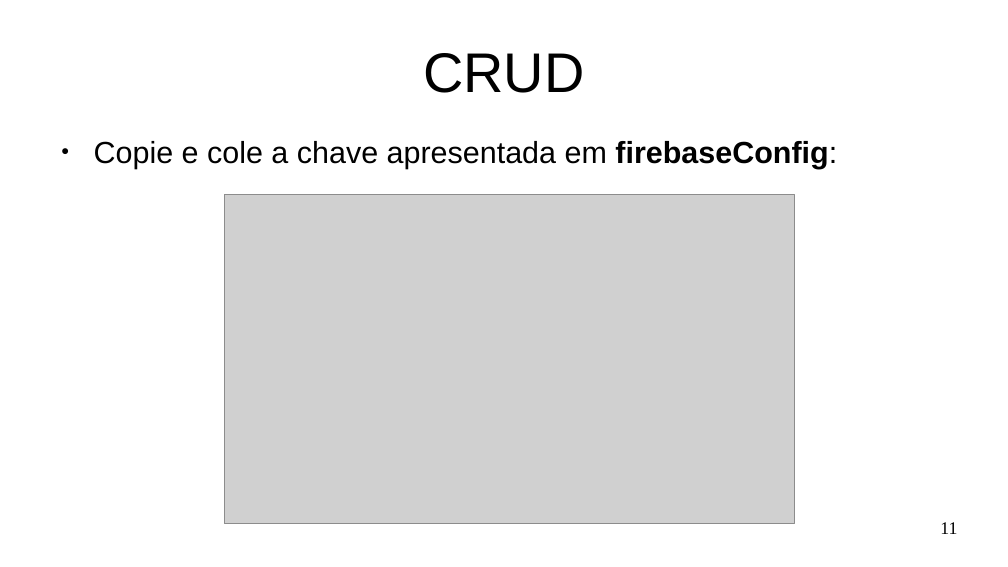
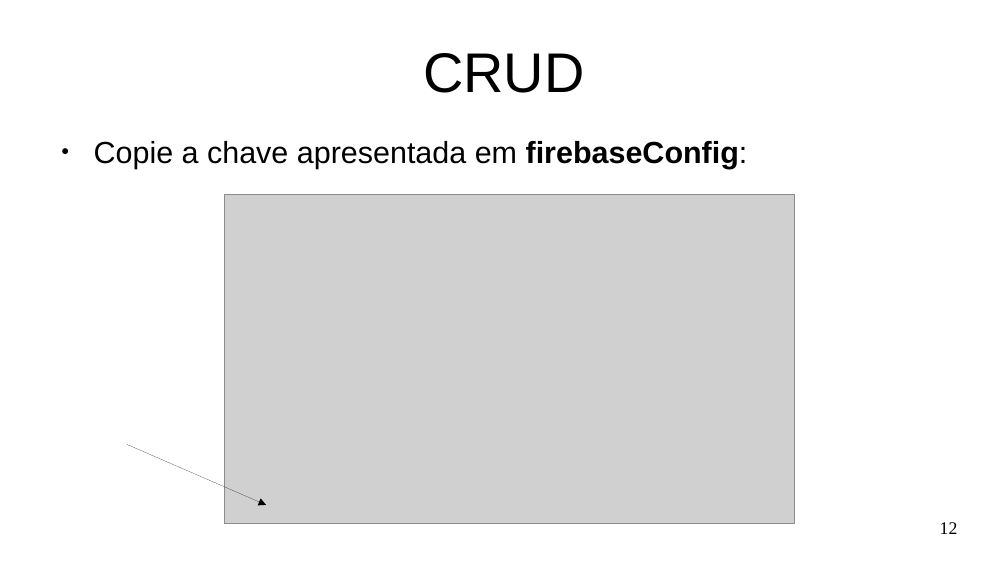
Before and after one commit to Marques-Dev/WEB_2020-1, a slide deck: slide 12 of SLIDES/aula07-crud-firebase.odp (slide 11 before the commit). Drawn at 1008x567 pixels with LibreOffice and Linux fonts; fonts in the diff are those of the drawing; grey boxes stand for pictures. Boxes give left, top, right and bottom in pixels: in the first picture for what was removed or moved away, otherwise in the second. Text is boxed around its words. In the diff, an @@ line names an element or a change of style, - is before the commit and + after.

```diff
--- a/SLIDES/aula07-crud-firebase.odp
+++ b/SLIDES/aula07-crud-firebase.odp
@@ text at bbox=[94, 141, 748, 169]: text changed @@
-● Copie e cole a chave apresentada em firebaseConfig:
+● Copie a chave apresentada em firebaseConfig:
@@ arrow added from (127, 445) to (266, 505), #000000 0 pt @@
@@ page number at bbox=[940, 522, 958, 534]: text changed @@
-11
+12
```
Also in this commit, not shown: 7 other slides changed, 18 slides added, 1 slide removed, 3 other files.
